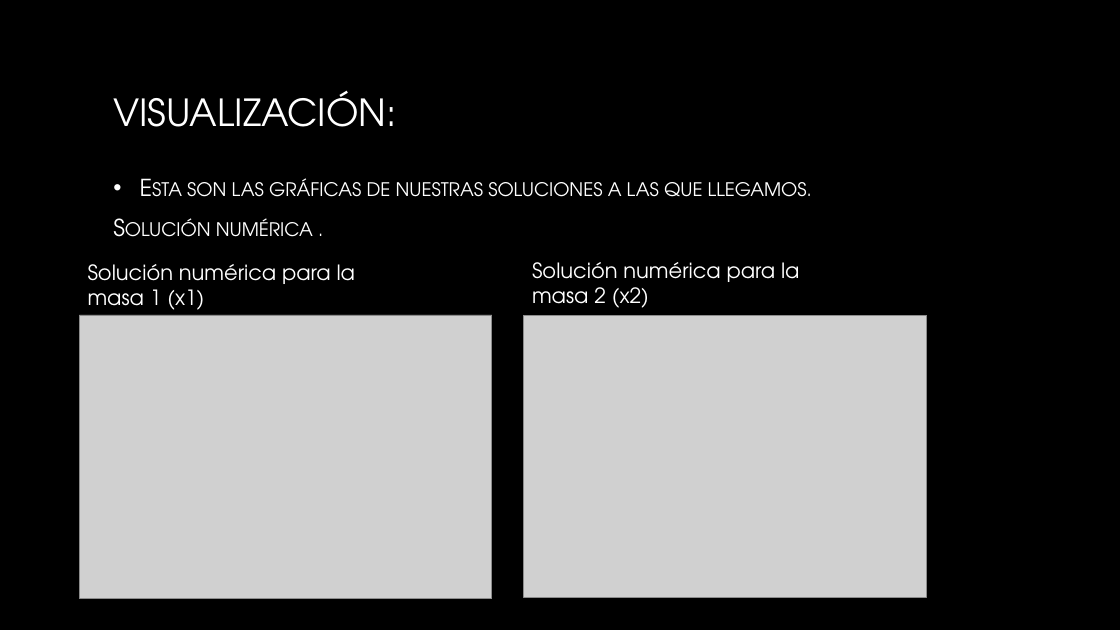
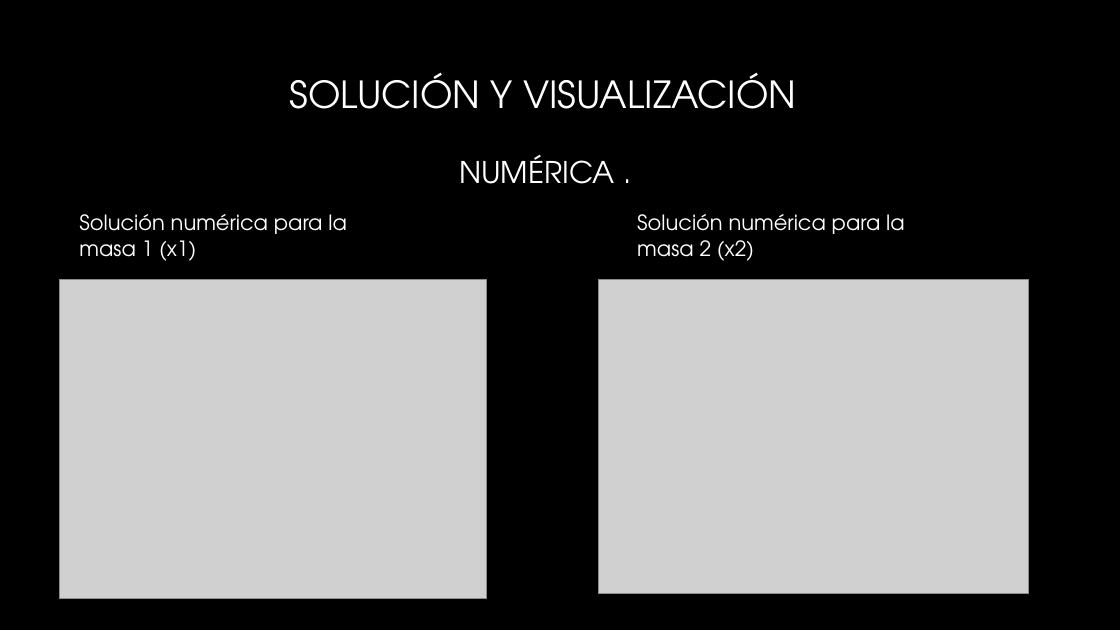
Before and after one commit to JabberTheWock/Proyecto_modulo3, a slide deck: slide 6 of Presentación módulo 3.pptx (slide 7 before the commit). Drawn at 1120x630 pixels with LibreOffice and Linux fonts; fonts in the diff are those of the drawing; grey boxes stand for pictures; background and template pictures are left out. Boxes give left, top, right and bottom in pixels: in the first picture for what was removed or moved away, otherwise in the second. Text is boxed around its words. In the diff, an @@ line names an element or a change of style, - is before the commit and + after.

Commit message:
Ajustes presentación
Se realizaron los ajustes a las soluciones correctas.

```diff
--- a/Presentación módulo 3.pptx
+++ b/Presentación módulo 3.pptx
@@ title at (290, 72, 796, 109): text changed @@
-VISUALIZACIÓN:
+SOLUCIÓN Y VISUALIZACIÓN
@@ text at (459, 155, 615, 184): text changed; size 20 to 32 pt @@
-• Esta son las gráficas de nuestras soluciones a las que llegamos.
-Solución numérica .
+numérica .
@@ text "Solución numérica para la masa ..." rewrapped from (88, 264, 356, 316) to (79, 214, 347, 261) @@
@@ text "Solución numérica para la masa ...": place and size @@
-text "Solución numérica para la masa ..." at (532, 262, 800, 308)
+text "Solución numérica para la masa ..." at (637, 214, 905, 261)
@@ picture: place and size @@
-picture at (79, 315, 492, 599)
+picture at (60, 279, 486, 598)
@@ picture: place and size @@
-picture at (524, 315, 927, 597)
+picture at (598, 279, 1028, 593)
```
Also in this commit, not shown: 3 other slides changed, 1 slide removed, 1 other file.
